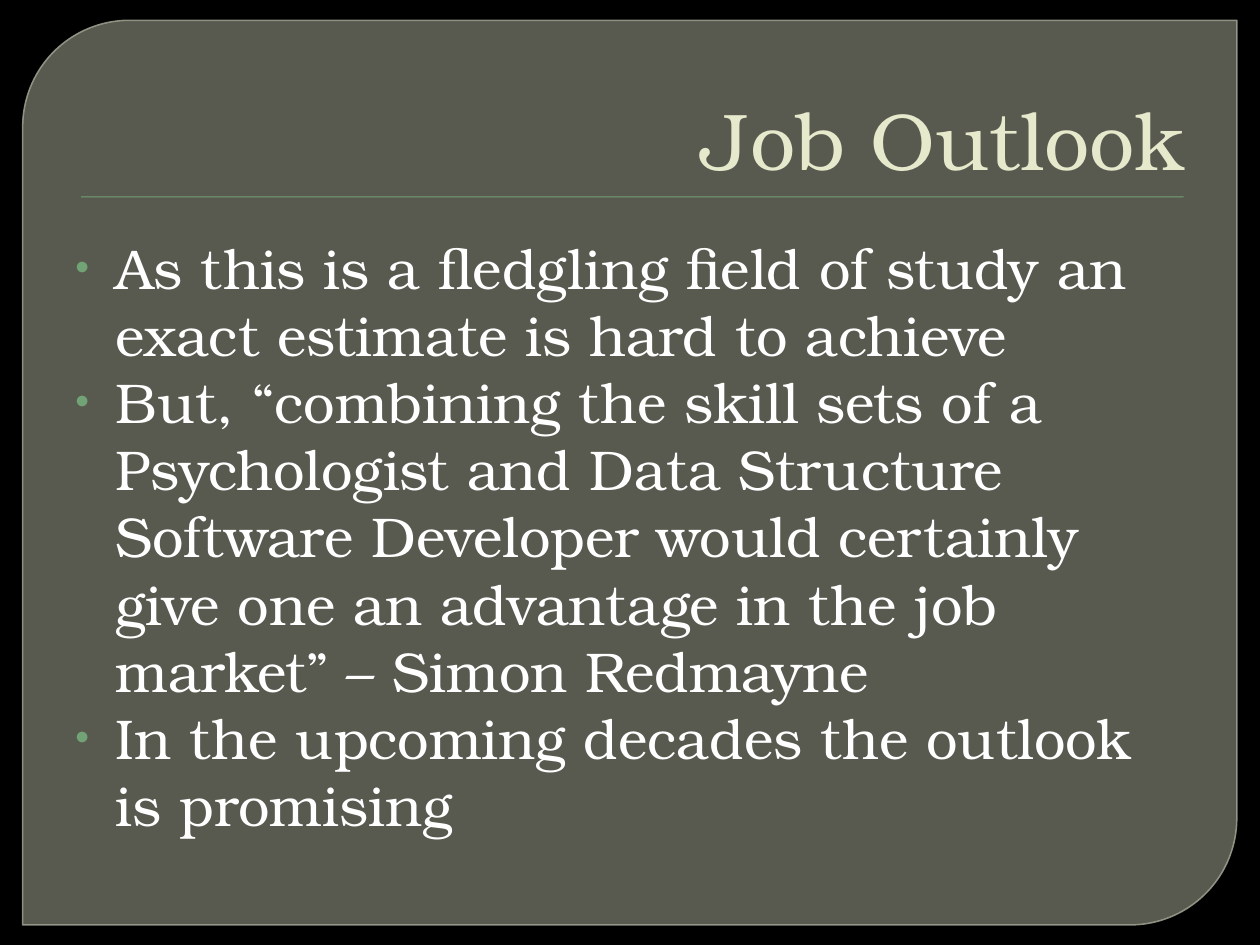
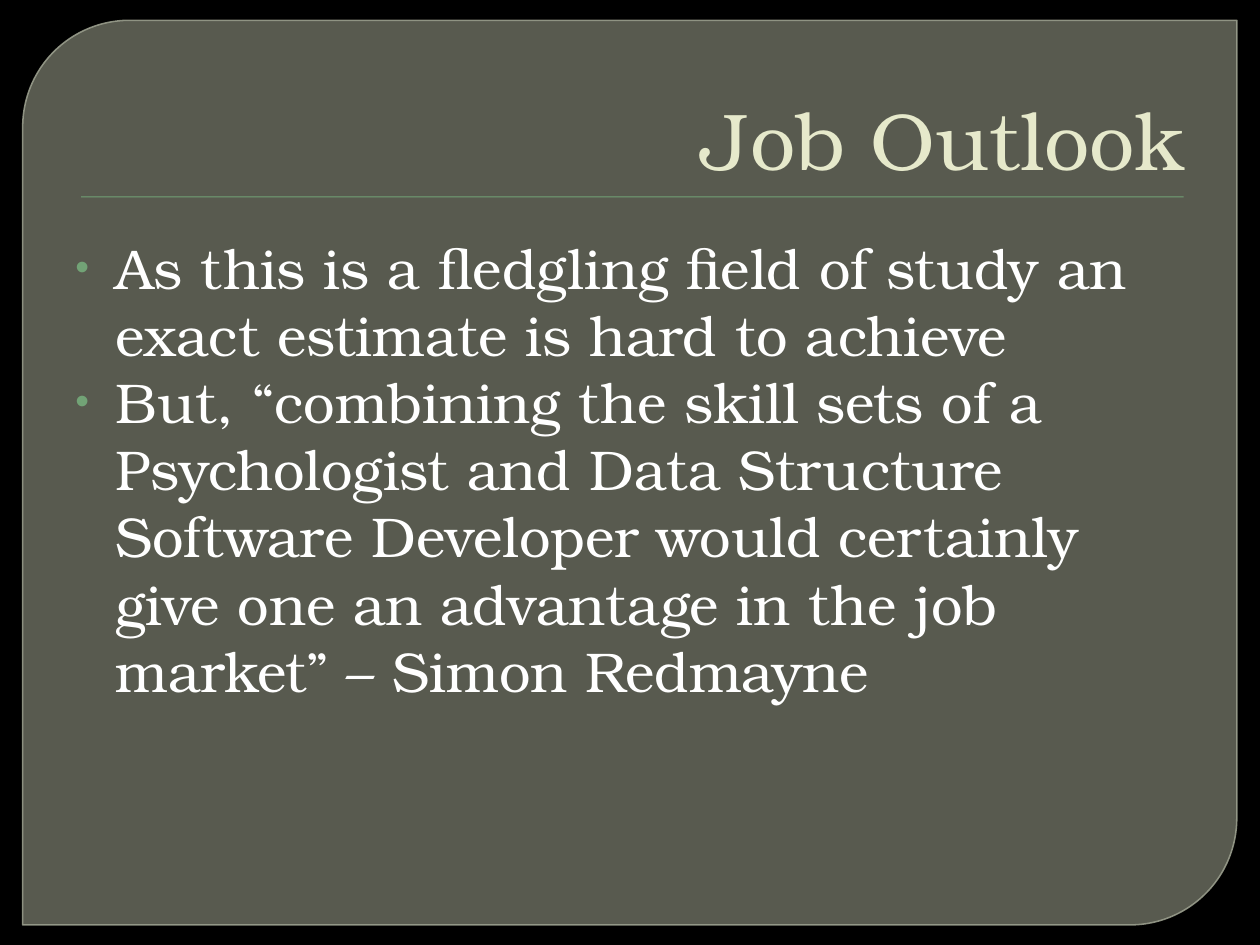
Before and after one commit to hnwalters/Essay-Reports, a slide deck: slide 8 of Documents & Presentations/E-Day Assignments/Career Path.pptx (slide 7 before the commit). Drawn at 1260x945 pixels with LibreOffice and Linux fonts; fonts in the diff are those of the drawing; background and template pictures are left out. Boxes give left, top, right and bottom in pixels: in the first picture for what was removed or moved away, otherwise in the second. Text is boxed around its words. In the diff, an @@ line names an element or a change of style, - is before the commit and + after.

```diff
--- a/Documents & Presentations/E-Day Assignments/Career Path.pptx
+++ b/Documents & Presentations/E-Day Assignments/Career Path.pptx
@@ text at box(116, 719, 1132, 840): paragraph removed @@
-• In the upcoming decades the outlook is promising
```
Also in this commit, not shown: 4 other slides changed, 2 slides added.
